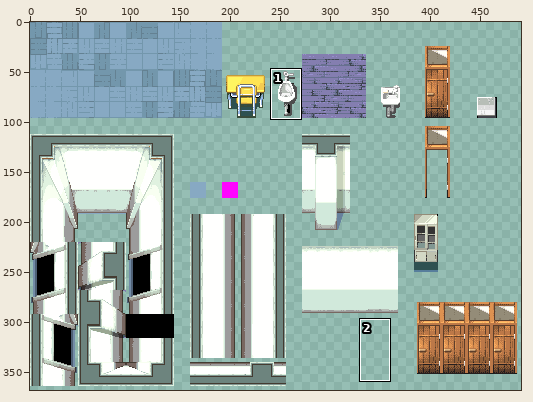
Sprite sheet, stored at game/school/school_tiles.png. Above: a wide view before the commit, with the close-up outlined.
Close-up. Before the commit:
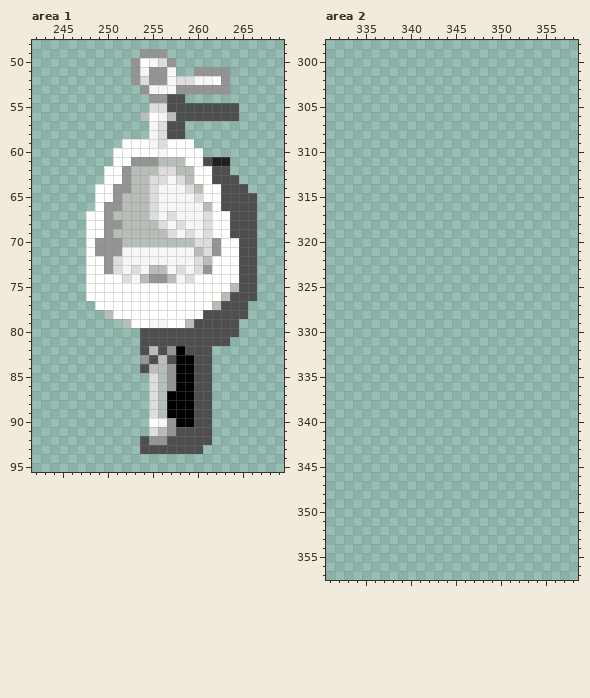
The file is 500x500 pixels. Colours within 5 levels of each other are drawn and written as one. Shown: area 1: x 242..269, y 48..95; area 2: x 331..358, y 298..357. The wide view leaves out empty margins. The commit also changed other parts of the picture, which this record leaves out.
The result:
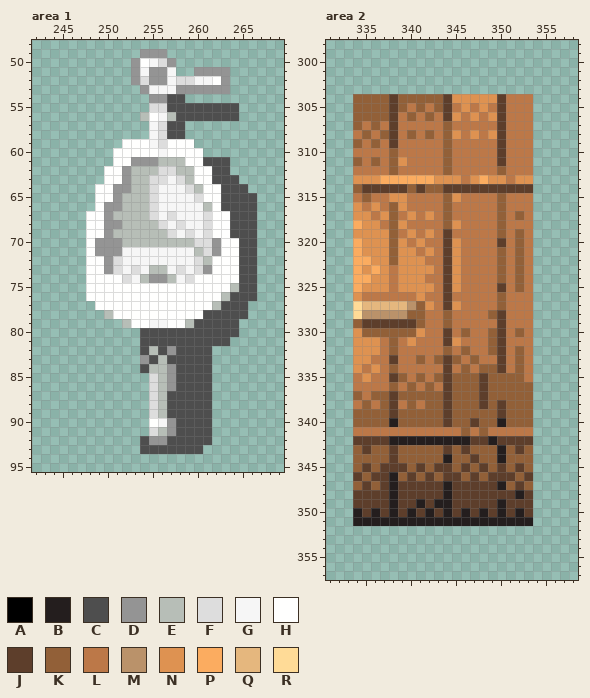
Palette (. is transparent): A #000000  B #241e1e  C #4e4e4e  D #949494  E #b7beb7  F #dddddd  G #f6f6f6  H #fffffe  J #5d3e2b  K #926038  L #bc7848  M #ba926a  N #de9251  P #fbac60  Q #e5b77e  R #ffdb97
Diff:
--- area 1
@@ x 260..265 @@
 60 H.....
-61 HCBB..
+61 HCCC..
 62 HHCC..
@@ x 255..261 @@
 81 CCCCCCC
-82 ECDACCC
-83 CECAACC
-84 EEDAACC
-85 FEDAACC
-86 FEDAACC
-87 FEAAACC
-88 FEAAACC
-89 FEAAACC
-90 HGDAACC
+82 ECDCCCC
+83 CECCCCC
+84 EEDCCCC
+85 FEDCCCC
+86 FEDCCCC
+87 FECCCCC
+88 FECCCCC
+89 FECCCCC
+90 HGDCCCC
 91 FEDCCCC
--- area 2
@@ x 331..358 @@
 303 ............................
-304 ............................
-305 ............................
-306 ............................
-307 ............................
-308 ............................
-309 ............................
-310 ............................
-311 ............................
-312 ............................
-313 ............................
-314 ............................
-315 ............................
-316 ............................
-317 ............................
-318 ............................
-319 ............................
-320 ............................
-321 ............................
-322 ............................
-323 ............................
-324 ............................
-325 ............................
-326 ............................
-327 ............................
-328 ............................
-329 ............................
-330 ............................
-331 ............................
-332 ............................
-333 ............................
-334 ............................
-335 ............................
-336 ............................
-337 ............................
-338 ............................
-339 ............................
-340 ............................
-341 ............................
-342 ............................
-343 ............................
-344 ............................
-345 ............................
-346 ............................
-347 ............................
-348 ............................
-349 ............................
-350 ............................
-351 ............................
+304 ...KKKKJKKKKKJNNNNNJLLL.....
+305 ...KKKKJKLKLKJLNLNLJLLL.....
+306 ...KKKKJLKLKLJNLNLNJLLL.....
+307 ...KLKLJLLLLLKLLLLLJLLL.....
+308 ...LKLKJLKLKLKNLNLNJLLL.....
+309 ...KLKLJLLLLLKLLLLLJLLL.....
+310 ...LLLLKLLLLLKLLLLLJLLL.....
+311 ...KLKLKNLLLLKLLLLLJLLL.....
+312 ...LLLLKLLLLLKLLLLLKLLL.....
+313 ...NNNPPPPPPNNNLNPNNLNN.....
+314 ...KJJJJJKJKKJJJJJJJJJJ.....
+315 ...LKLLNNLLLLKNLLLLKLLL.....
+316 ...NLNLKNLLLLKLLLLLKLLL.....
+317 ...NNLNKLNLNLKLLLLLKLKL.....
+318 ...PNNLKNLLLLKNLLLLKLLL.....
+319 ...NNNNKLNLNLJLLLLLKLKL.....
+320 ...PNNNKNLNLLJNLLLLJLKL.....
+321 ...PNNNKNNLNLJNLLLLKLKL.....
+322 ...PPNNKNNNLLJNLLLLKLKL.....
+323 ...PNPNLNNNNLJNLLLLKLKL.....
+324 ...PPNNLNNNLLJNLLLLKLKL.....
+325 ...PNNNLNNNNLJNLLLLJLKL.....
+326 ...NLLLLLLNLLJLLLLLKLLL.....
+327 ...RQQQQQMKNLJNLLLLKLLL.....
+328 ...RMMMMMKKLLKLLLLKJLLL.....
+329 ...KJJJJJJKLLKLLLLLJLLL.....
+330 ...NKKKKKKNLLJLKLLKJLKL.....
+331 ...NNNLKLNLLLJNLLLKJLLL.....
+332 ...NNNLKLLLLLKLKLLKJLKL.....
+333 ...NNLLJLLKLKJKLKLLJLKL.....
+334 ...NLNLKLLLLLJLKLKKJLKL.....
+335 ...LNLLJKLKLKJKKKJKKKKL.....
+336 ...LLLLKLKLKLJKKKJKKKKK.....
+337 ...KLKKJKKKKKJKKKJKKKKK.....
+338 ...LKLKJLKLKKJKKKJKJKKK.....
+339 ...KKKKJKKKKKJKKKKKJKKK.....
+340 ...KKKKBKKKKKJKKJKKBKKK.....
+341 ...LLLLLLLLLLLLKLKLLLLL.....
+342 ...JJJJBBBBBBBBBJJBJJJJ.....
+343 ...KJKKJKKKKKJKJKKKBKJK.....
+344 ...KKKKJKKKKKBKKJKKBKKK.....
+345 ...KJKJJJKJKJJKJKJKJKJK.....
+346 ...JKJJBKJKJKJJKJKJJJKJ.....
+347 ...KJKJBJJJJJBJJJJJBKJK.....
+348 ...JJJJBJJJJJBJJJJJJJBJ.....
+349 ...JJJJBJJBJBBJJJJJBJJJ.....
+350 ...BJBJBJBJBJBJBJBJBJBJ.....
+351 ...BBBBBBBBBBBBBBBBBBBB.....
 352 ............................
